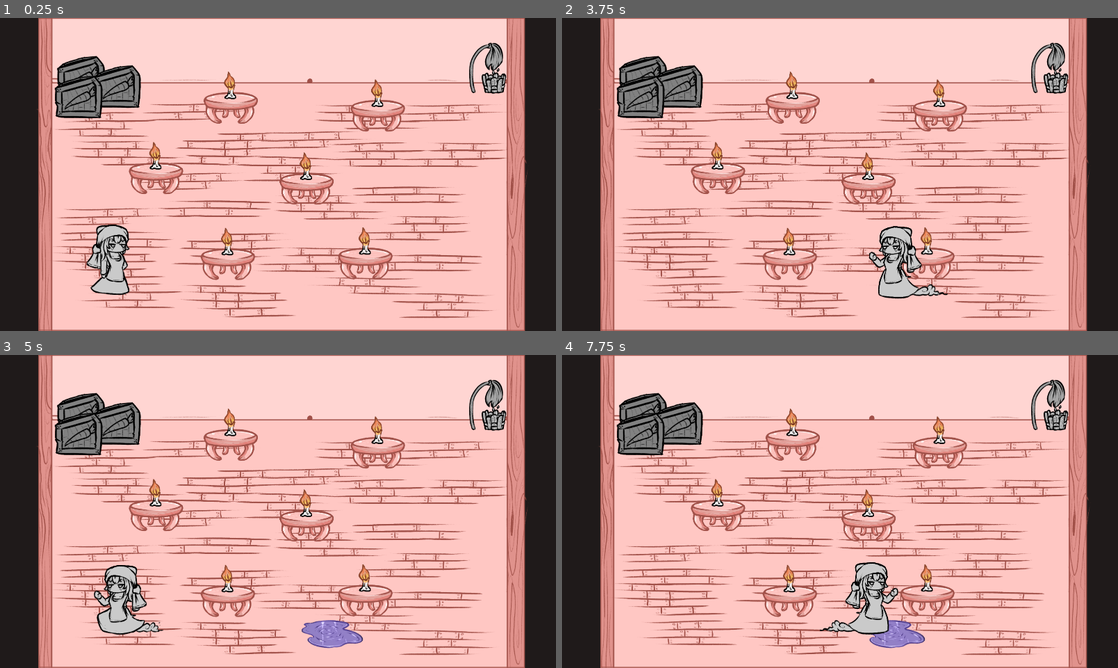
Above: before the commit, frames 1-4 (two rows, left to right).
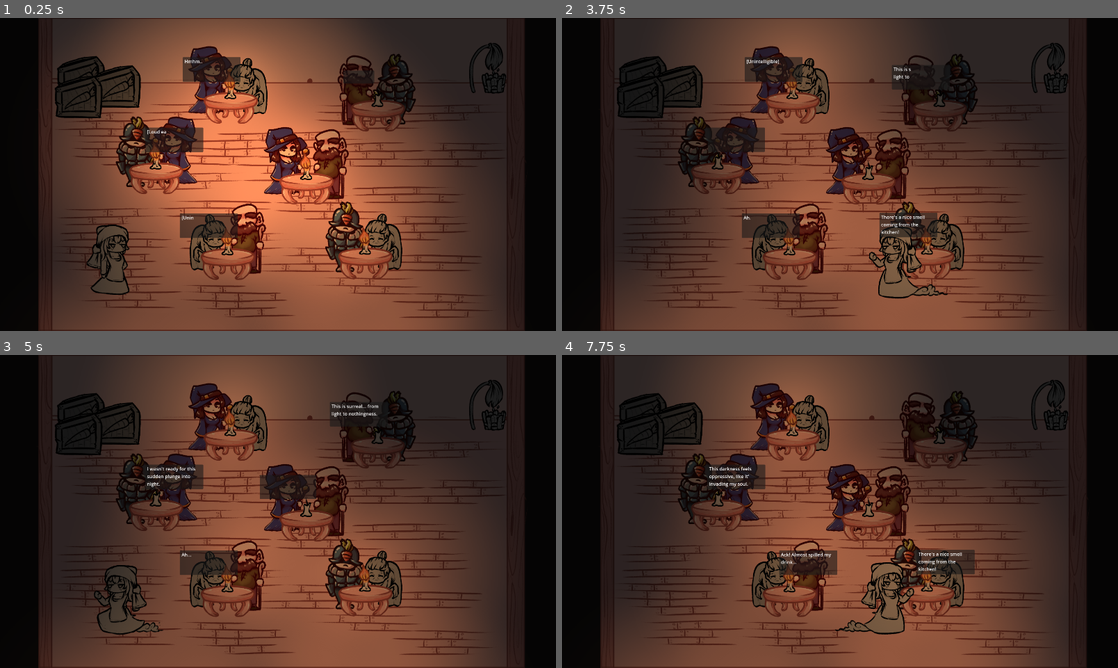
Above: after the commit, the same moments.

Repository: Zettexe/game-jam-dvd-2
Game: Godot game, scene res://test_scene.tscn
Two runs of this game, one before a commit and one after it. Both use one fixed random seed, a clock stepped at 60 frames per second and the inputs below.
Inputs:
- Up to frame 1 (0.25 s): no input
- Up to frame 2 (3.75 s): hold D (move_right) 0.53-1.28 s; tap E (interact) every 0.75 s from 0.6 to 3.6 s; hold S (move_down) 1.28-2.03 s; hold D (move_right) 2.03-2.78 s; hold W (move_up) 2.78-3.53 s; hold A (move_left) from 3.53 s (still down)
- Up to frame 3 (5 s): keep holding A (move_left); tap E (interact) at 4.35 s
- Up to frame 4 (7.75 s): release A (move_left) at 5.03 s; hold S (move_down) 5.03-5.78 s; tap E (interact) every 0.75 s from 5.1 to 7.35 s; hold D (move_right) 5.78-6.53 s; hold W (move_up) 6.53-7.28 s; hold D (move_right) from 7.28 s (still down)

The runs differ from the first frame. In frame 1, 97% of the frame differs, in the area x 0-100%, y 0-100%; in frame 2, 98%; in frame 3, 98%; in frame 4, 99%.
Error before the commit: Parse Error: Enum "ScriptedDialogue" has the same name as a previously declared enum. (res://Scripts/DialogueData.gd:42)

Commit message:
Lights ahoy

Diff:
--- a/Kitchen.gd
+++ /dev/null
@@ -1,6 +0,0 @@
-@tool
-extends Node2D
-
-func _ready():
-	if Engine.is_editor_hint():
-		$ParallaxBackground.offset = position
--- a/Kitchen.tscn
+++ b/Kitchen.tscn
@@ -1,58 +1,77 @@
-[gd_scene load_steps=19 format=3 uid="uid://c0iiahg3gkjv0"]
+[gd_scene load_steps=27 format=3 uid="uid://c0iiahg3gkjv0"]
 
-[ext_resource type="Script" path="res://Kitchen.gd" id="1_0718a"]
 [ext_resource type="Script" path="res://Scripts/Camera.gd" id="1_j8sqa"]
 [ext_resource type="PackedScene" uid="uid://djevw1s1hmioy" path="res://Player.tscn" id="2_2qybo"]
+[ext_resource type="Script" path="res://Scripts/Parallax.gd" id="2_4ls4d"]
 [ext_resource type="Texture2D" uid="uid://cx8fgbmbalwao" path="res://Assets/Restoparallax.png" id="2_gmg2o"]
 [ext_resource type="Script" path="res://Scripts/Cauldron.gd" id="3_bphy0"]
 [ext_resource type="Texture2D" uid="uid://dc58rhqqrnbsw" path="res://Assets/BgOneKitchen.png" id="3_cgnrw"]
 [ext_resource type="Texture2D" uid="uid://2p1olehqyqr5" path="res://Assets/cauldron_holder_2.png" id="3_epug8"]
+[ext_resource type="Texture2D" uid="uid://hwaphwso2qbf" path="res://Assets/fgdoorLeft.png" id="5_0cmda"]
 [ext_resource type="Script" path="res://Scripts/KitchenDoor.gd" id="5_ml54r"]
 [ext_resource type="Texture2D" uid="uid://djwhncmngm6dd" path="res://Assets/cauldron_progress_bar.png" id="5_wqn6w"]
+[ext_resource type="Texture2D" uid="uid://c8u4aqukir2sl" path="res://Assets/fgRightSide.png" id="6_by274"]
 [ext_resource type="Texture2D" uid="uid://ymnpg28f265e" path="res://Assets/progress_full.png" id="6_on2pw"]
 [ext_resource type="Texture2D" uid="uid://dduc7iv2corm4" path="res://Assets/boxplaceholder2.png" id="7_ploun"]
 [ext_resource type="Script" path="res://Scripts/CarrotBox.gd" id="8_tkuu5"]
 [ext_resource type="Texture2D" uid="uid://dbhbeyf7k72vh" path="res://Assets/carrotfull.png" id="11_845to"]
 [ext_resource type="Texture2D" uid="uid://il7cv83wxad0" path="res://Assets/progress_carrot.png" id="12_xydlk"]
+[ext_resource type="Texture2D" uid="uid://o63cwn11dlq8" path="res://Assets/filler_furniture.png" id="16_t5c3s"]
+[ext_resource type="Texture2D" uid="uid://bh3hue44vfsq1" path="res://Assets/fgcarrot.png" id="17_u4wem"]
+[ext_resource type="Texture2D" uid="uid://urbktl3j0umj" path="res://Assets/bucketchan.png" id="19_5dq15"]
+[ext_resource type="Texture2D" uid="uid://t1k1241i1de" path="res://Assets/placeholder_torch_on.png" id="19_brjxt"]
+[ext_resource type="Texture2D" uid="uid://dk31cmg4hl8a5" path="res://Assets/lightmask.png" id="20_1hxgt"]
+[ext_resource type="Texture2D" uid="uid://dtyo0ths1jemv" path="res://Assets/kitchenfurniture.png" id="20_j4vol"]
 
 [sub_resource type="RectangleShape2D" id="RectangleShape2D_frgwk"]
-size = Vector2(109, 149)
+size = Vector2(135, 149)
+
+[sub_resource type="RectangleShape2D" id="RectangleShape2D_gvk08"]
+size = Vector2(150, 147)
 
 [sub_resource type="WorldBoundaryShape2D" id="WorldBoundaryShape2D_kqko1"]
 
 [sub_resource type="RectangleShape2D" id="RectangleShape2D_premv"]
 size = Vector2(89, 357)
 
-[sub_resource type="RectangleShape2D" id="RectangleShape2D_gvk08"]
-size = Vector2(43, 341)
-
 [node name="Kitchen" type="Node2D" groups=["Kitchen"]]
-script = ExtResource("1_0718a")
 
 [node name="KitchenCamera" type="Camera2D" parent="." groups=["KitchenCamera"]]
 zoom = Vector2(2.6, 2.6)
-limit_left = -370
-limit_right = 973
+limit_left = -371
+limit_right = 971
 position_smoothing_enabled = true
 editor_draw_limits = true
 script = ExtResource("1_j8sqa")
 
-[node name="ParallaxBackground" type="ParallaxBackground" parent="."]
+[node name="Parallax" type="Node2D" parent="."]
+script = ExtResource("2_4ls4d")
 
-[node name="ParallaxLayer" type="ParallaxLayer" parent="ParallaxBackground"]
-
-[node name="Restoparallax" type="Sprite2D" parent="ParallaxBackground/ParallaxLayer"]
-position = Vector2(300, 1)
+[node name="Background" type="Sprite2D" parent="Parallax"]
+position = Vector2(300, 0)
 texture = ExtResource("2_gmg2o")
 
-[node name="ParallaxLayer2" type="ParallaxLayer" parent="ParallaxBackground"]
-
-[node name="Background" type="Sprite2D" parent="ParallaxBackground/ParallaxLayer2"]
-position = Vector2(300, 0)
+[node name="Main" type="Sprite2D" parent="Parallax"]
+position = Vector2(300, 1)
 texture = ExtResource("3_cgnrw")
 
+[node name="Foreground" type="Node2D" parent="Parallax"]
+z_index = 1
+
+[node name="FgdoorLeft" type="Sprite2D" parent="Parallax/Foreground"]
+position = Vector2(-301, 15)
+texture = ExtResource("5_0cmda")
+
+[node name="Fgcarrot" type="Sprite2D" parent="Parallax/Foreground"]
+position = Vector2(718.5, 137)
+texture = ExtResource("17_u4wem")
+
+[node name="FgRightSide" type="Sprite2D" parent="Parallax/Foreground"]
+position = Vector2(1170, 0)
+texture = ExtResource("6_by274")
+
 [node name="Cauldron" type="Node2D" parent="."]
-position = Vector2(0, 188)
+position = Vector2(308, 185)
 script = ExtResource("3_bphy0")
 
 [node name="Sprite" type="Sprite2D" parent="Cauldron" groups=["CauldronSprite"]]
@@ -75,8 +94,62 @@
 collision_mask = 32768
 
 [node name="CollisionShape" type="CollisionShape2D" parent="Cauldron/Area"]
-position = Vector2(-3.5, -73.5)
+position = Vector2(-5.5, -73.5)
 shape = SubResource("RectangleShape2D_frgwk")
+
+[node name="CarrotBox" type="Node2D" parent="." groups=["CarrotBox"]]
+position = Vector2(516, 112)
+script = ExtResource("8_tkuu5")
+
+[node name="Boxplaceholder2" type="Sprite2D" parent="CarrotBox"]
+texture = ExtResource("7_ploun")
+
+[node name="Carrotfull" type="Sprite2D" parent="CarrotBox"]
+position = Vector2(-6, -162)
+texture = ExtResource("11_845to")
+region_enabled = true
+region_rect = Rect2(0, 173, 120, 0)
+
+[node name="ProgressCarrot" type="Sprite2D" parent="CarrotBox"]
+position = Vector2(-6, -162)
+texture = ExtResource("12_xydlk")
+region_rect = Rect2(0, 0, 122, 155)
+
+[node name="Area" type="Area2D" parent="CarrotBox"]
+collision_layer = 32784
+collision_mask = 32768
+
+[node name="CollisionShape" type="CollisionShape2D" parent="CarrotBox/Area"]
+position = Vector2(1, 4.5)
+shape = SubResource("RectangleShape2D_gvk08")
+
+[node name="FillerFurniture" type="Sprite2D" parent="."]
+position = Vector2(-83, 118)
+texture = ExtResource("16_t5c3s")
+
+[node name="Bucketchan" type="Sprite2D" parent="."]
+position = Vector2(895, 125)
+texture = ExtResource("19_5dq15")
+
+[node name="Kitchenfurniture" type="Sprite2D" parent="."]
+position = Vector2(710, 75)
+texture = ExtResource("20_j4vol")
+
+[node name="PlaceholderTorchOn" type="Sprite2D" parent="."]
+position = Vector2(704, -107)
+texture = ExtResource("19_brjxt")
+
+[node name="PointLight2D" type="PointLight2D" parent="PlaceholderTorchOn"]
+color = Color(1, 0.654902, 0.356863, 1)
+texture = ExtResource("20_1hxgt")
+
+[node name="PlaceholderTorchOn2" type="Sprite2D" parent="."]
+position = Vector2(-244, -102)
+texture = ExtResource("19_brjxt")
+
+[node name="PointLight2D" type="PointLight2D" parent="PlaceholderTorchOn2"]
+color = Color(1, 0.654902, 0.356863, 1)
+texture = ExtResource("20_1hxgt")
 
 [node name="Player" parent="." groups=["KitchenPlayer"] instance=ExtResource("2_2qybo")]
 position = Vector2(-260, 176)
@@ -104,28 +177,7 @@
 position = Vector2(-27.5, -6.5)
 shape = SubResource("RectangleShape2D_premv")
 
-[node name="CarrotBox" type="Node2D" parent="." groups=["CarrotBox"]]
-position = Vector2(297, 112)
-script = ExtResource("8_tkuu5")
-
-[node name="Boxplaceholder2" type="Sprite2D" parent="CarrotBox"]
-texture = ExtResource("7_ploun")
-
-[node name="Carrotfull" type="Sprite2D" parent="CarrotBox"]
-position = Vector2(-6, -162)
-texture = ExtResource("11_845to")
-region_enabled = true
-region_rect = Rect2(0, 173, 120, 0)
-
-[node name="ProgressCarrot" type="Sprite2D" parent="CarrotBox"]
-position = Vector2(-6, -162)
-texture = ExtResource("12_xydlk")
-region_rect = Rect2(0, 0, 122, 155)
-
-[node name="Area" type="Area2D" parent="CarrotBox"]
-collision_layer = 32784
-collision_mask = 32768
-
-[node name="CollisionShape" type="CollisionShape2D" parent="CarrotBox/Area"]
-position = Vector2(-104.5, -76.5)
-shape = SubResource("RectangleShape2D_gvk08")
+[node name="PointLight2D" type="PointLight2D" parent="."]
+position = Vector2(271, 66)
+color = Color(1, 0.654902, 0.356863, 1)
+texture = ExtResource("20_1hxgt")
--- a/Scripts/DialogueData.gd
+++ b/Scripts/DialogueData.gd
@@ -1,6 +1,6 @@
 extends Node
 
-enum Character { MC, WITCH, NARRATOR, MCAT, BOSS, GUARD, ELDERLY, GRANDMA, HUNTRESS } # Rename this to the characters name
+enum Character { MC, WITCH, NARRATOR, MCAT, BOSS, GUARD, ELDERLY, GRANDMA, HUNTRESS }
 
 const CHARACTER_NAME = {
 	Character.MC: "Natalia",
@@ -25,6 +25,7 @@
 ]
 
 enum ScriptedDialogue { NONE, INTRO, BATKNIFE1, BAKERY1 }
+
 const DARKNESS_CHATTER = [
 	"Hey! Who turned out the lights?",
 	"Why is it so dark all of a sudden...",
@@ -38,8 +39,6 @@
     "We need light fast; it's too dark to see.",
     "Let's stay calm and figure out this sudden darkness."
 ]
-
-enum ScriptedDialogue { NONE, SCRIPTED_DIALOGUE_NAME, SCRIPTED_DIALOGUE_2_NAME }
 
 const SCRIPTED_DIALOGUE = {
 	ScriptedDialogue.INTRO: [
--- /dev/null
+++ b/Scripts/Kitchen.gd
@@ -0,0 +1,6 @@
+@tool
+extends Node2D
+
+func _ready():
+	#$ParallaxBackground.offset = position
+	print($ParallaxBackground.offset)
--- /dev/null
+++ b/Scripts/Parallax.gd
@@ -0,0 +1,14 @@
+extends Node2D
+
+@onready var background = $Background
+@onready var main = $Main
+@onready var foreground = $Foreground
+
+@onready var camera = get_tree().get_first_node_in_group("KitchenCamera")
+
+@onready var background_x = background.position.x
+@onready var foreground_x = foreground.position.x + get_parent().position.x / 2
+
+func _process(delta):
+	background.position.x = background_x - camera.get_screen_center_position().x / 16
+	foreground.position.x = foreground_x - camera.get_screen_center_position().x / 2
--- a/Scripts/ScriptedDialogue.gd
+++ b/Scripts/ScriptedDialogue.gd
@@ -15,7 +15,7 @@
 			continue
 		if character.npc == find_character:
 			return character
-	push_error("Character %s was not found in the Scene Tree." % find_character)
+	push_error("Character %s was not found in the Scene Tree." % DialogueData.Character.keys()[find_character])
 	assert(false)
 
 func _ready():
--- a/Scripts/Table.gd
+++ b/Scripts/Table.gd
@@ -8,12 +8,14 @@
 @onready var canvas_layer = get_tree().get_first_node_in_group("CanvasLayer")
 @onready var spawn_area = $Area/CollisionShape
 @onready var candle = $Candle
+@onready var point_light = $PointLight2D
 
 var npcs = []
 var candle_lit = true:
 	set(value):
 		candle_lit = value
 		candle.frame = int(value)
+		point_light.enabled = value
 		for npc in npcs:
 			npc.has_light = value
 			if value:
--- a/Table.tscn
+++ b/Table.tscn
@@ -1,10 +1,11 @@
-[gd_scene load_steps=7 format=3 uid="uid://l8xe1hwx7kv1"]
+[gd_scene load_steps=8 format=3 uid="uid://l8xe1hwx7kv1"]
 
 [ext_resource type="Script" path="res://Scripts/Table.gd" id="1_vh1hu"]
 [ext_resource type="Script" path="res://Scripts/CollisionTool.gd" id="2_cvh5s"]
 [ext_resource type="Texture2D" uid="uid://bvcpnu6fjgbhi" path="res://Assets/TablePlaceholder.png" id="3_wpw8l"]
 [ext_resource type="Texture2D" uid="uid://be5patch2rswd" path="res://Assets/idkcandle.png" id="4_2k8f6"]
 [ext_resource type="Texture2D" uid="uid://b4nfudhq30tbe" path="res://Assets/badcandle.png" id="4_6gjof"]
+[ext_resource type="Texture2D" uid="uid://dk31cmg4hl8a5" path="res://Assets/lightmask.png" id="6_1yvyi"]
 
 [sub_resource type="SpriteFrames" id="SpriteFrames_o1wax"]
 animations = [{
@@ -36,10 +37,11 @@
 collision_mask = 32768
 
 [node name="CollisionPolygon2D" type="CollisionPolygon2D" parent="Interactionarea"]
-polygon = PackedVector2Array(128, 0, 123.639, 16.5644, 110.851, 32, 90.5097, 45.2548, 64, 55.4256, 33.1288, 61.8193, 7.83774e-15, 64, -33.1288, 61.8193, -64, 55.4256, -90.5097, 45.2548, -110.851, 32, -123.639, 16.5644, -128, 7.83774e-15, -123.639, -16.5644, -110.851, -32, -90.5097, -45.2548, -64, -55.4256, -33.1288, -61.8193, -2.35132e-14, -64, 33.1288, -61.8193, 64, -55.4256, 90.5097, -45.2548, 110.851, -32, 123.639, -16.5644)
+position = Vector2(0, 9)
+polygon = PackedVector2Array(192, 0, 185.458, 24.8466, 166.277, 48, 135.764, 67.8822, 96, 83.1384, 49.6933, 92.7289, 1.17566e-14, 96, -49.6933, 92.7289, -96, 83.1384, -135.764, 67.8822, -166.277, 48, -185.458, 24.8466, -192, 1.17566e-14, -185.458, -24.8466, -166.277, -48, -135.764, -67.8822, -96, -83.1384, -49.6933, -92.7289, -3.52698e-14, -96, 49.6933, -92.7289, 96, -83.1384, 135.764, -67.8822, 166.277, -48, 185.458, -24.8466)
 script = ExtResource("2_cvh5s")
-radius_x = 128
-radius_y = 64
+radius_x = 192
+radius_y = 96
 
 [node name="Area" type="Area2D" parent="."]
 
@@ -57,3 +59,8 @@
 position = Vector2(-2, -113)
 sprite_frames = SubResource("SpriteFrames_o1wax")
 frame = 1
+
+[node name="PointLight2D" type="PointLight2D" parent="."]
+position = Vector2(0, -114)
+color = Color(1, 0.654902, 0.356863, 1)
+texture = ExtResource("6_1yvyi")
--- a/test_scene.tscn
+++ b/test_scene.tscn
@@ -51,7 +51,7 @@
 
 [node name="Scripted Dialogue" type="Node2D" parent="."]
 script = ExtResource("12_ldvwn")
-scripted_dialogue = 1
+scripted_dialogue = 2
 
 [node name="Player" parent="." instance=ExtResource("2_xitt2")]
 position = Vector2(-571, 404)
@@ -87,13 +87,14 @@
 
 [node name="NPC" parent="Table Set 2" instance=ExtResource("8_05blk")]
 position = Vector2(-66, -18)
+npc = 6
 flip_h = true
 texture = ExtResource("6_w4eis")
 sprite_position = Vector2(-4, -110)
 
 [node name="NPC2" parent="Table Set 2" instance=ExtResource("8_05blk")]
 position = Vector2(63, -18)
-npc = 1
+npc = 5
 flip_h = true
 texture = ExtResource("11_capwe")
 sprite_position = Vector2(-4, -110)
@@ -358,5 +359,8 @@
 stream = ExtResource("18_p6n04")
 autoplay = true
 
+[node name="CanvasModulate" type="CanvasModulate" parent="."]
+color = Color(0.172549, 0.172549, 0.172549, 1)
+
 [connection signal="body_entered" from="CarrotCrate/Area" to="CarrotCrate" method="_on_area_player_entered"]
 [connection signal="body_exited" from="CarrotCrate/Area" to="CarrotCrate" method="_on_area_body_exited"]
Binary file added: Assets/lightmask.png
Not shown, added: Assets/lightmask.png.import
Not shown, changed: Assets/tavern.ogg.import
